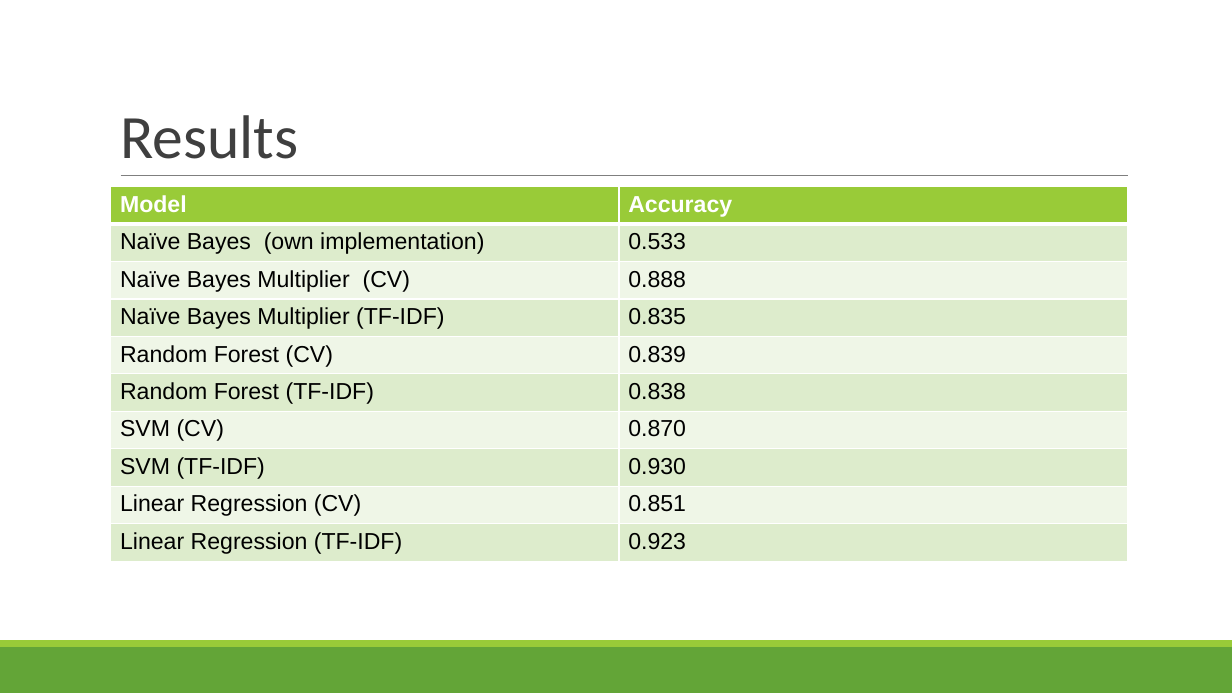
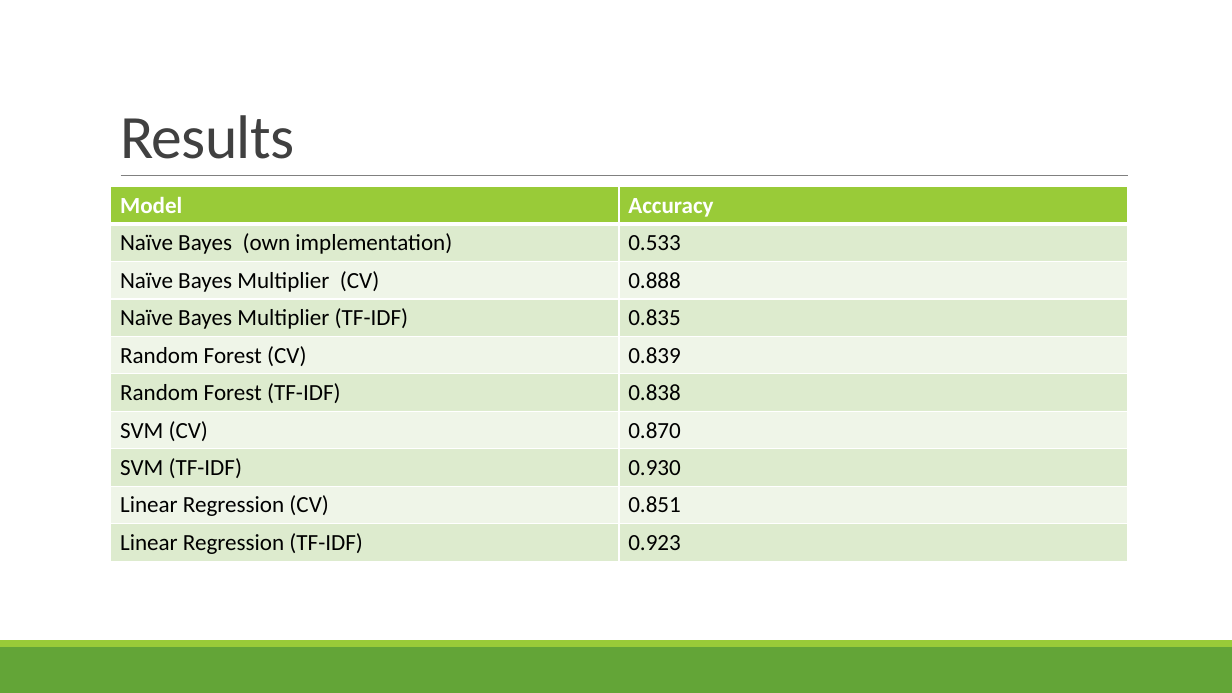
Before and after one commit to LinghanX/Project_Veritas, a slide deck: slide 13 of presentations/FakeNews_Final.pptx. Drawn at 1232x693 pixels with LibreOffice and Linux fonts; fonts in the diff are those of the drawing. Boxes give left, top, right and bottom in pixels: in the first picture for what was removed or moved away, otherwise in the second. Text is boxed around its words. In the diff, an @@ line names an element or a change of style, - is before the commit and + after.

```diff
--- a/presentations/FakeNews_Final.pptx
+++ b/presentations/FakeNews_Final.pptx
@@ title "Results" at (120, 115, 294, 159): text colour #3F3F3F to #404040, letter spacing 0 to -0.5 pt; indent changed @@
@@ table at (111, 187, 1128, 562) @@
@@ fill #DDECCC to #DEECCE in 10 cells @@
@@ fill #EFF6E7 to #EFF6E8 in 8 cells @@
@@ font Arial to Calibri @@
@@ indent changed @@
```
Also in this commit, not shown: 14 other slides changed.
